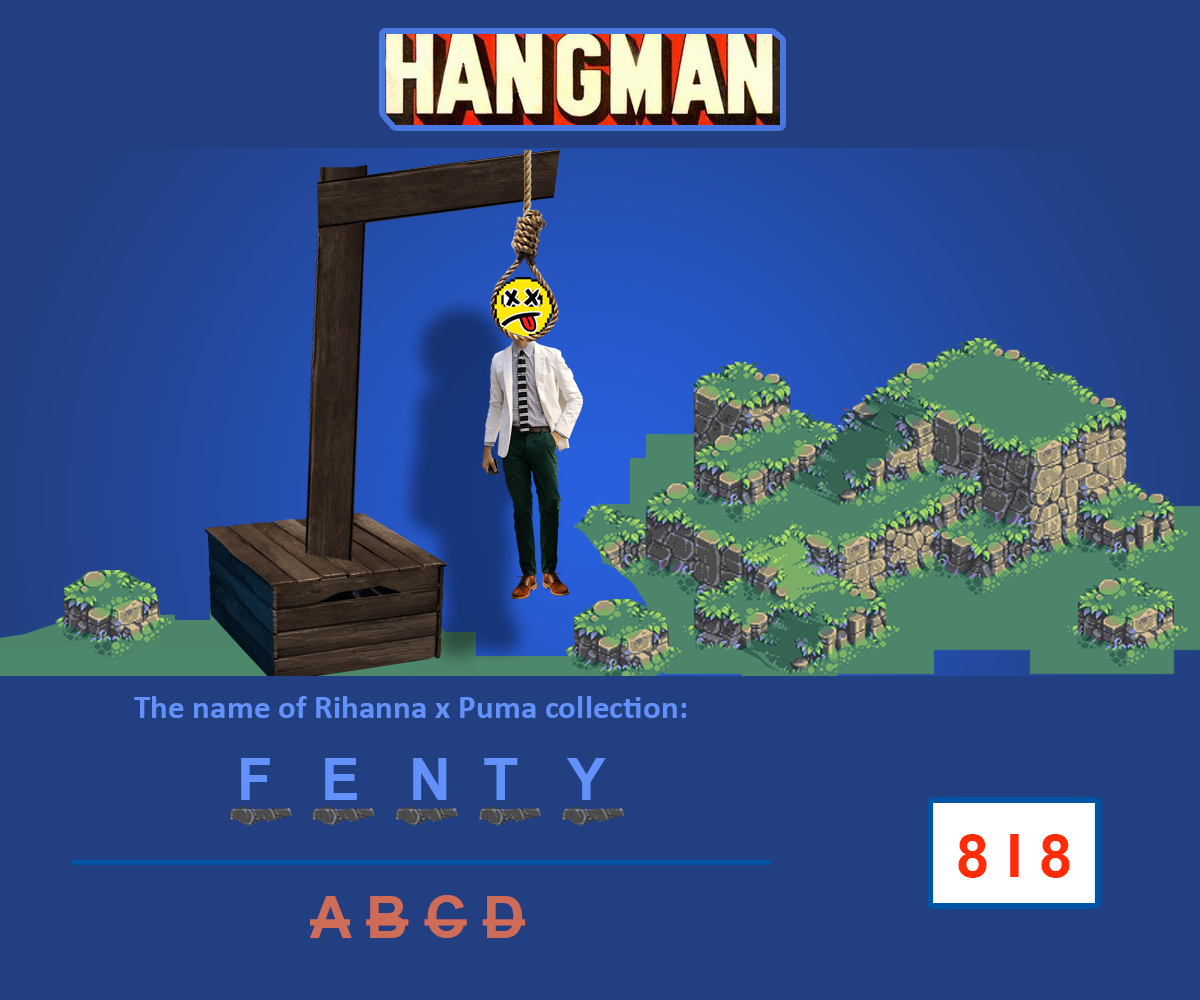
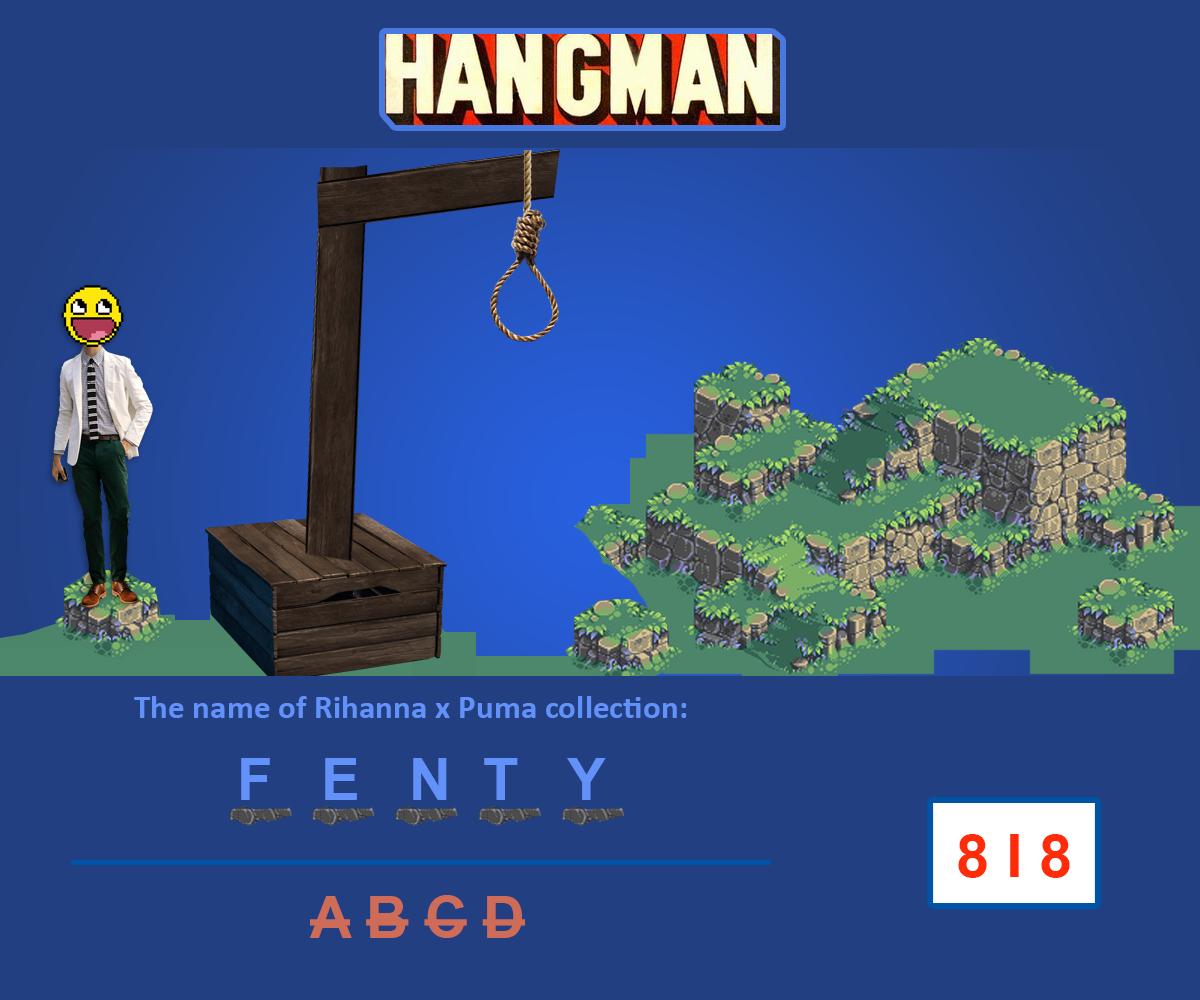
Comparing the layer stacks of the two 1200×1000 images. Changes:
showed "happy guy" over [52, 285, 153, 608]
hid "dead guy" over [482, 277, 583, 599]
hid "Background" over [46, 277, 583, 666]
